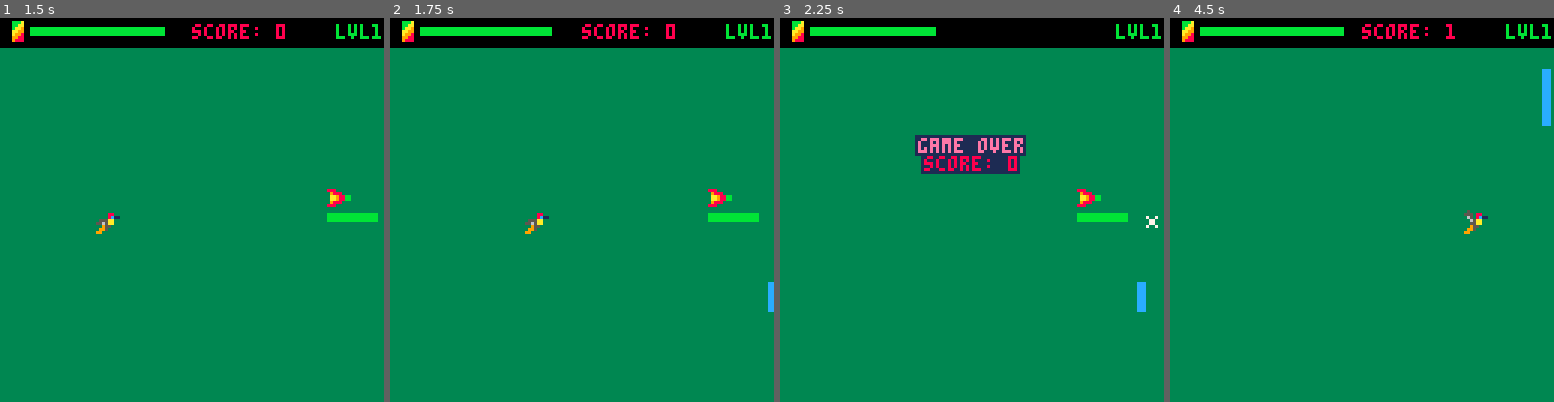
Above: before the commit, frames 1-4 (left to right).
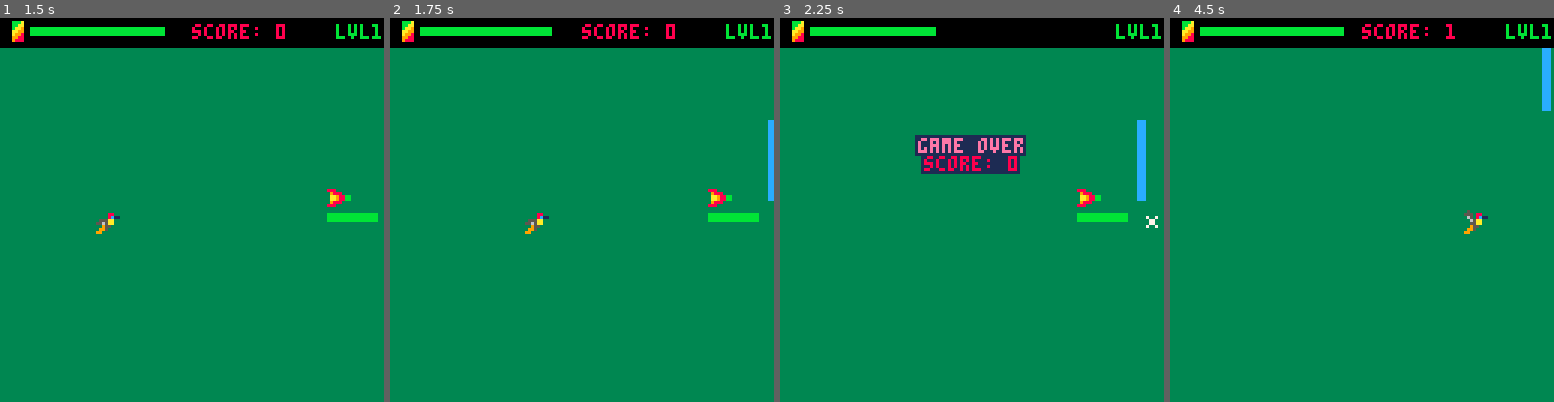
Above: after the commit, the same moments.

Repository: Cuttleshock/PICO-8-projects
Game: PICO-8 cartridge humm.p8
Two runs of this game, one before a commit and one after it. Both use one fixed random seed, a clock stepped at 60 frames per second and the inputs below.
Inputs:
- Up to frame 1 (1.5 s): tap X (X key) at 0.33, 1.07 s; tap O (Z key) at 0.7 s
- Up to frame 2 (1.75 s): hold Right from 1.6 s (still down); tap O (Z key) at 1.7 s
- Up to frame 3 (2.25 s): tap X (X key) at 1.85 s; release Right at 2.1 s; tap O (Z key) at 2.1 s; hold Up from 2.15 s (still down)
- Up to frame 4 (4.5 s): release Up at 2.42 s; hold Right 2.47-3.03 s; tap O (Z key) every 0.4 s from 2.5 to 4.1 s; tap X (X key) at 2.97, 4.08 s; hold Left 3.08-3.58 s; hold Down 3.63-3.97 s; hold Right from 4.02 s (still down)

Frame 1 is identical in both runs. In frame 2, 0.5% of the frame differs, in the area x 98-100%, y 26-77%; in frame 3, 0.7%, in the area x 92-96%, y 26-77%; in frame 4, 0.2%.

Commit message:
Totally redo NPC spawns, keeping some fundamentals but adding complexity with levels and tweaking some balance

Diff:
--- a/humm.p8
+++ b/humm.p8
@@ -180,37 +180,202 @@
 	for n in all(npcs) do
 		if (n.x < scrnlt) then
 			del(npcs,n)
+		elseif (
+		    n.y < scrntp
+		 or n.y+n.h > scrnbt
+		) then
+			n.dy = -n.dy
 		end
 	end
 	if nextspawn < 0 then
-		if (actorseed < 0.3-0.02*_lvl
+		spawnnpc()
+		actorseed = rnd(1)
+		nextspawn = 20-_lvl+flr(rnd(20-_lvl))
+	end
+end
+
+function spawnnpc()
+	if _lvl == 1 then
+		if (actorseed < 0.28
 		 or pc.juice < 60
-		) then -- todo: and no non
-		-- depleted flower exists?
+		) then
 			add(npcs,flower{
 			 juice=80,
 			 x=scrnrt,
 			 y=scrntp+flr(rnd(scrnbt-scrntp-12)),
-			 dx=-0.5-0.05*_lvl,
+			 dx=-0.55,
 			})
 		elseif actorseed < 0.6 then
 			add(npcs,spike{
 			 x=scrnrt,
 			 y=scrntp+flr(rnd(scrnbt-scrntp-8)),
-			 dx=-0.5-0.05*_lvl,
+			 dx=-0.55,
 			})
 		else
-			local _h = 8+flr(rnd(15+_lvl))
+			local _h=16+flr(rnd(15))
 			add(npcs,block{
 			 x=scrnrt,
 			 y=scrntp+flr(rnd(scrnbt-scrntp-_h)),
-			 dx=-0.5-0.05*_lvl,
+			 dx=-0.55,
 			 w=3,
 			 h=_h,
 			})
 		end
-		actorseed = rnd(1)
-		nextspawn = 20-_lvl+flr(rnd(20-_lvl))
+	elseif _lvl == 2 then
+		if (actorseed < 0.26
+		 or pc.juice < 60
+		) then
+			add(npcs,flower{
+			 juice=80,
+			 x=scrnrt,
+			 y=scrntp+flr(rnd(scrnbt-scrntp-12)),
+			 dx=-0.6,
+			})
+		elseif actorseed < 0.6 then
+			local _h=scrntp+flr(rnd(scrnbt-scrntp-18))
+			add(npcs,spike{
+			 x=scrnrt,
+			 y=_h,
+			 dx=-0.6,
+			})
+			add(npcs,spike{
+			 x=scrnrt,
+			 y=_h+10,
+			 dx=-0.6,
+			})
+		else
+			local _h = 20+flr(rnd(15))
+			add(npcs,block{
+			 x=scrnrt,
+			 y=scrntp+flr(rnd(scrnbt-scrntp-_h)),
+			 dx=-0.6,
+			 w=3,
+			 h=_h,
+			})
+		end
+	elseif _lvl == 3 then
+		if (actorseed < 0.24
+		 or pc.juice < 60
+		) then
+			add(npcs,flower{
+			 juice=80,
+			 x=scrnrt,
+			 y=scrntp+flr(rnd(scrnbt-scrntp-12)),
+			 dx=-0.65,
+			})
+		elseif actorseed < 0.6 then
+			local _h=scrntp+flr(rnd(scrnbt-scrntp-18))
+			local _dy=0.4*(flr(rnd(3))-1)
+			add(npcs,spike{
+			 x=scrnrt,
+			 y=_h,
+			 dx=-0.65,
+			 dy=_dy,
+			})
+			add(npcs,spike{
+			 x=scrnrt,
+			 y=_h+10,
+			 dx=-0.65,
+			 dy=_dy,
+			})
+		else
+			local _h = 24+flr(rnd(15))
+			add(npcs,block{
+			 x=scrnrt,
+			 y=scrntp+flr(rnd(scrnbt-scrntp-_h)),
+			 dx=-0.65,
+			 w=3,
+			 h=_h,
+			})
+		end
+	elseif _lvl == 4 then
+		if (actorseed < 0.22
+		 or pc.juice < 60
+		) then
+			add(npcs,flower{
+			 juice=80,
+			 x=scrnrt,
+			 y=scrntp+flr(rnd(scrnbt-scrntp-12)),
+			 dx=-0.7,
+			 dy=0.5*(flr(rnd(3))-1),
+			})
+		elseif actorseed < 0.6 then
+			local _h=scrntp+flr(rnd(scrnbt-scrntp-18))
+			local _dy=0.5*(flr(rnd(3))-1)
+			add(npcs,spike{
+			 x=scrnrt,
+			 y=_h,
+			 dx=-0.7,
+			 dy=_dy,
+			})
+			add(npcs,spike{
+			 x=scrnrt,
+			 y=_h+10,
+			 dx=-0.7,
+			 dy=_dy,
+			})
+		else
+			local _h = 26+flr(rnd(15+4*_lvl))
+			add(npcs,block{
+			 x=scrnrt,
+			 y=scrntp+flr(rnd(scrnbt-scrntp-_h)),
+			 dx=-0.7,
+			 w=3,
+			 h=_h,
+			 dy=0.5*(flr(rnd(3))-1),
+			})
+		end
+	elseif _lvl == 5 then
+		if (actorseed < 0.2
+		 or pc.juice < 60
+		) then
+			local _yf=scrntp+flr(rnd(scrnbt-scrntp-12))
+			local _ys = _yf-(scrnbt-scrntp)/2
+			if _ys < 0 then
+				_ys += scrnbt-scrntp-8
+			end
+			local _dy=0.5*(flr(rnd(3))-1)
+			add(npcs,flower{
+			 juice=80,
+			 x=scrnrt,
+			 y=_yf,
+			 dx=-0.75,
+			 dy=_dy,
+			})
+			add(npcs,spike{
+			 x=scrnrt,
+			 y=_ys,
+			 dx=-0.75,
+			 dy=_dy,
+			})
+		elseif actorseed < 0.54 then
+			local _h=scrntp+flr(rnd(scrnbt-scrntp-18))
+			local _dy=0.5*(flr(rnd(3))-1)
+			add(npcs,spike{
+			 x=scrnrt,
+			 y=_h,
+			 dx=-0.75,
+			 dy=_dy,
+			})
+			add(npcs,spike{
+			 x=scrnrt,
+			 y=_h+10,
+			 dx=-0.75,
+			 dy=_dy,
+			})
+		elseif actorseed < 0.6 then
+			-- wall of spikes
+		else
+			local _h = 28+flr(rnd(15+4*_lvl))
+			add(npcs,block{
+			 x=scrnrt,
+			 y=scrntp+flr(rnd(scrnbt-scrntp-_h)),
+			 dx=-0.75,
+			 w=3,
+			 h=_h,
+			 dy=0.5*(flr(rnd(3))-1),
+			})
+		end
 	end
 end
 
